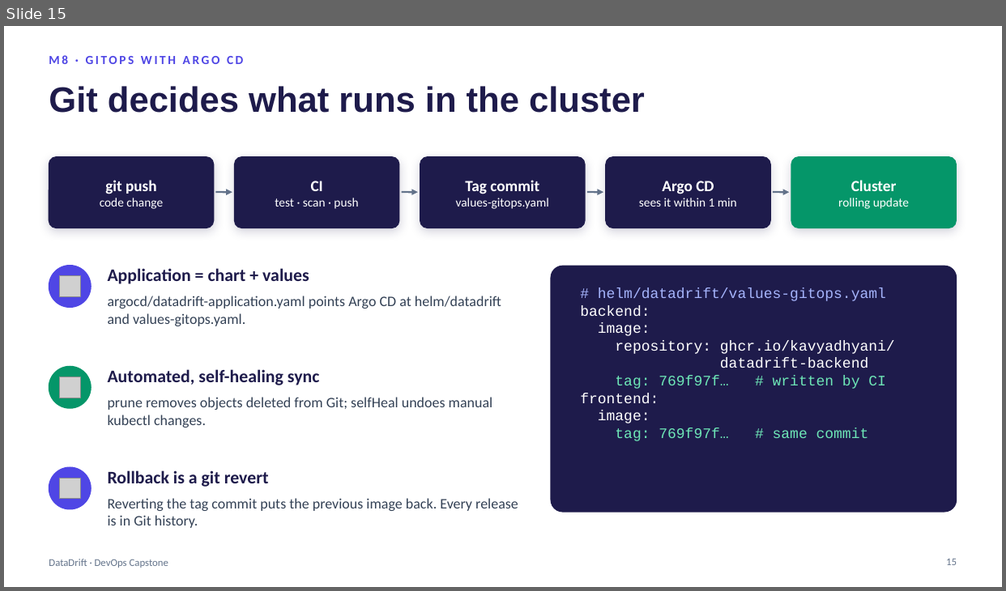
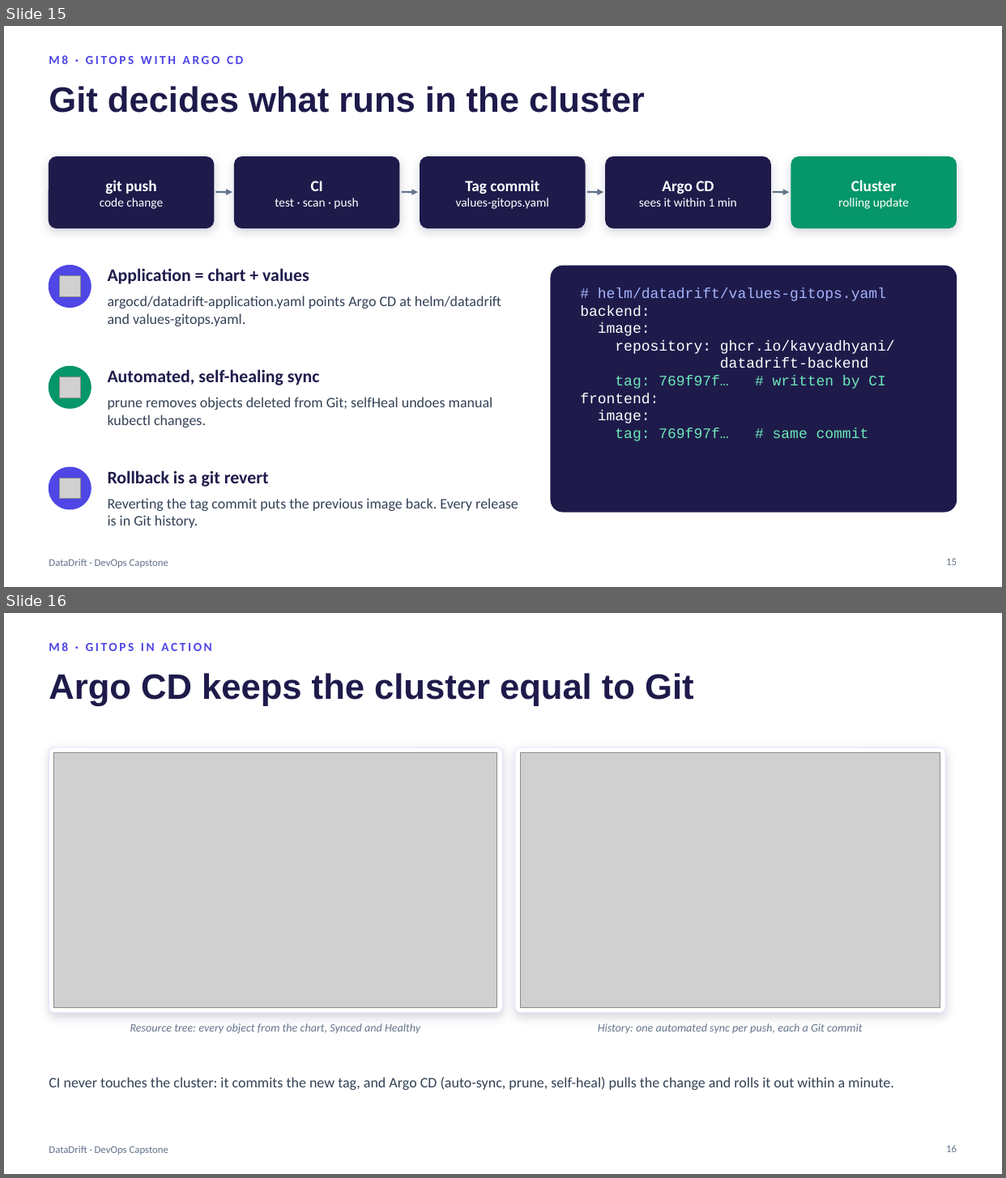
Before and after one commit to KavyaDhyani/datadrift-capstone, a slide deck: demo/DataDrift-Capstone-Presentation.pptx. Shown one above the other, each under a label of ours: slide 15 before the commit, slides 15 and 16 after it. The pictures are 1006x591 and 1006x1178 pixels, drawn with LibreOffice and Linux fonts; fonts in the diff are those of the drawing; grey boxes stand for pictures. Boxes give left, top, right and bottom in pixels: in the first picture for what was removed or moved away, otherwise in the second. Text is boxed around its words. In the diff, an @@ line names an element or a change of style, - is before the commit and + after.

Commit message:
Add an Argo CD in-action slide with the resource tree and sync history

```diff
--- a/demo/DataDrift-Capstone-Presentation.pptx
+++ b/demo/DataDrift-Capstone-Presentation.pptx
@@ slide 16 added at [4, 613, 1002, 1174], background #FFFFFF; not listed: 1 template element that a slide beside it also shows @@
@@ text added at [49, 642, 211, 651], 12 pt, text #4F46E5, bold @@
+M8 · GITOPS IN ACTION
@@ title added at [49, 673, 693, 706], 34 pt, text #1E1B4B, bold @@
+Argo CD keeps the cluster equal to Git
@@ rounded rectangle added at [49, 747, 503, 1013], fill #FFFFFF, outline #E0E7FF 0.75 pt @@
@@ picture added at [54, 753, 497, 1007] @@
@@ rounded rectangle added at [515, 747, 946, 1013], fill #FFFFFF, outline #E0E7FF 0.75 pt @@
@@ picture added at [521, 753, 940, 1007] @@
@@ text added at [130, 1024, 420, 1034], 11 pt, text #64748B, italic @@
+Resource tree: every object from the chart, Synced and Healthy
@@ text added at [598, 1024, 862, 1033], 11 pt, text #64748B, italic @@
+History: one automated sync per push, each a Git commit
@@ text added at [49, 1077, 894, 1090], 14 pt, text #334155 @@
+CI never touches the cluster: it commits the new tag, and Argo CD (auto-sync, prune, self-heal) pulls the change and rolls it out within a minute.
@@ page number added at [946, 1145, 957, 1152], 10 pt, text #64748B @@
+16
```
Also in this commit, not shown: 1 other file.
